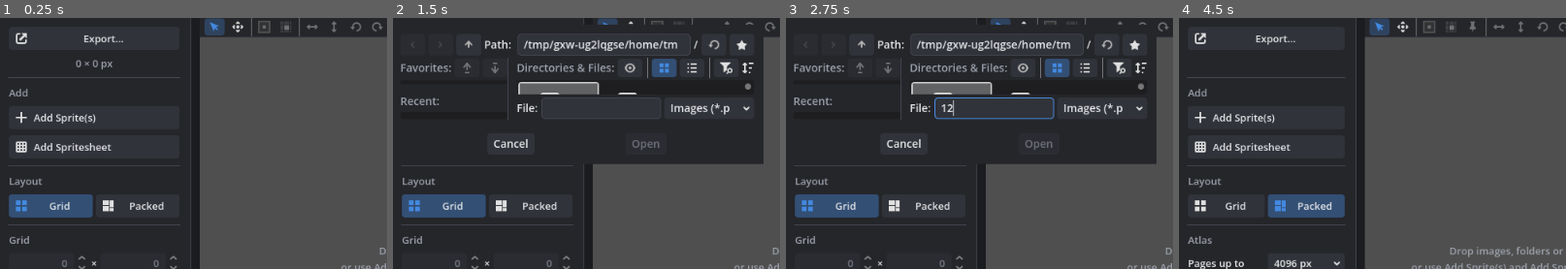
Above: before the commit, frames 1-4 (left to right).
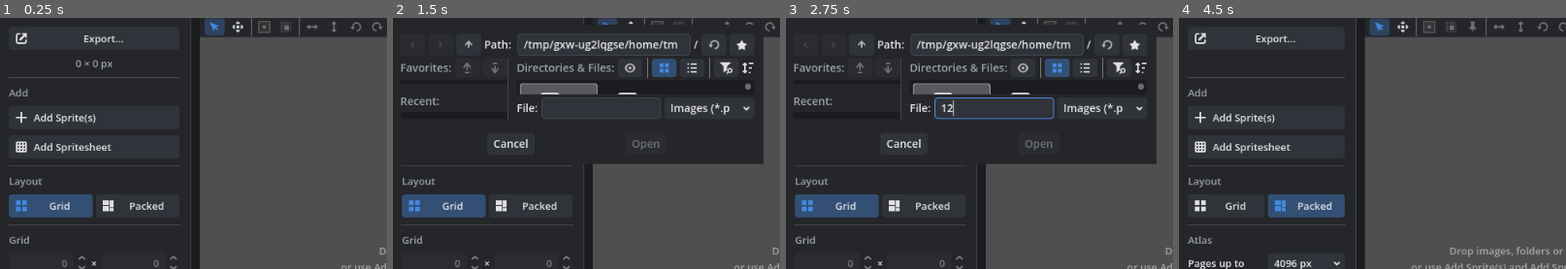
Above: after the commit, the same moments.

Repository: caleb-tognoli/spritesheetbelli
Game: Godot game, scene res://ui/main/main.tscn
Two runs of this game, one before a commit and one after it. Both use one fixed random seed, a clock stepped at 60 frames per second and the inputs below.
Inputs (mouse positions are % of the whole screen's width and height, from its top left):
- Up to frame 1 (0.25 s): no input
- Up to frame 2 (1.5 s): click "Export…" at 0.5 s; click "Add Sprite(s)" at 1.25 s
- Up to frame 3 (2.75 s): click (27, 22) at 2.02 s; type "12" at 2.1 s
- Up to frame 4 (4.5 s): click "Add Spritesheet" at 2.75 s; click "Grid" at 3.5 s; click "Packed" at 4.25 s
The pictures show only the part of the screen within x 0-50%, y 4-54%; the shares and areas given below are measured in that part.

The runs differ from the first frame. In frame 2, 0.2% of the frame differs, in the area x 32-54%, y 25-31%; in frame 3, 0.2%; in frame 4, less than 0.1%.

Commit message:
Light theme: lists and colours from the theme
- Sprites, History, the Settings categories, Export formats and Animations lists have
  the theme's background, text and selection instead of Godot's grey ones, so they read
  clearly in the light theme; scroll bars match them
- Frame sizes in the Sprites list are dimmed next to the names; pinned frames show the pin
  in the accent colour and unpinned ones a faint pin, in both themes
- Shortcuts headings and the Animations frames error are readable in the light theme
- The empty preview's hint contrasts with the preview's background colour

Diff:
--- a/scripts/ui/app_theme.gd
+++ b/scripts/ui/app_theme.gd
@@ -40,6 +40,10 @@
 	var text: Color
 	var text_muted: Color
 	var accent: Color
+	var accent_text: Color  ## Text in the accent colour, such as headings
+	var error: Color  ## Text saying what's wrong
+	## How strongly list rows are shaded with the text colour when hovered or selected
+	var shade: float
 
 
 static func palette(light: bool, accent: Color) -> Palette:
@@ -53,6 +57,9 @@
 		p.border = Color("c9cdd6")
 		p.text = Color("1f2329")
 		p.text_muted = Color("5d6470")
+		p.accent_text = accent.darkened(0.35)
+		p.error = Color("c43d2b")
+		p.shade = 0.6
 	else:
 		p.background = Color("1b1c1f")
 		p.surface = Color("25262a")
@@ -61,6 +68,9 @@
 		p.border = Color("454852")
 		p.text = Color("e6e7ea")
 		p.text_muted = Color("9da2ad")
+		p.accent_text = accent.lightened(0.45)
+		p.error = Color(1.0, 0.55, 0.45)
+		p.shade = 1.0
 	return p
 
 
@@ -96,8 +106,11 @@
 	theme.set_color("font_color", &"StatusLabel", p.text_muted)
 	theme.set_type_variation(&"EmptyHint", "Label")
 	theme.set_font_size("font_size", &"EmptyHint", 15)
-	theme.set_color("font_color", &"EmptyHint", p.text_muted)
 	theme.set_color("font_color", &"HeaderSmall", p.text_muted)
+	theme.set_type_variation(&"ErrorLabel", &"StatusLabel")
+	theme.set_color("font_color", &"ErrorLabel", p.error)
+	theme.set_type_variation(&"AccentLabel", "Label")
+	theme.set_color("font_color", &"AccentLabel", p.accent_text)
 	theme.set_color("font_color", "Label", p.text)
 
 	# Buttons and everything drawn like them
@@ -229,8 +242,64 @@
 	split.color = p.border
 	split.vertical = true
 	theme.set_stylebox("split_bar_background", "HSplitContainer", split)
-	theme.set_color("font_color", "ItemList", p.text)
+	_add_lists(theme, p, focus)
 	return theme
+
+
+## Trees and item lists: a sunken background, rows shaded with the text colour, and
+## scroll bars to match
+static func _add_lists(theme: Theme, p: Palette, focus: StyleBox) -> void:
+	var margins := Vector4(4, 4, 4, 4)
+	var hovered := _box(Color(p.text, 0.07 * p.shade), 3, margins)
+	var selected := _box(Color(p.text, 0.3 * p.shade), 3, margins)
+	var hovered_selected := _box(Color(p.text, 0.4 * p.shade), 3, margins)
+	var cursor := _box(Color.TRANSPARENT, 3, margins, p.text_muted, 1)
+	for type: StringName in [&"Tree", &"ItemList"]:
+		var panel_margins := Vector4(4, 4, 4, 5) if type == &"Tree" else margins
+		theme.set_stylebox("panel", type, _box(p.background, 3, panel_margins))
+		theme.set_stylebox("focus", type, focus)
+		theme.set_stylebox("hovered", type, hovered)
+		theme.set_stylebox("selected", type, selected)
+		theme.set_stylebox("selected_focus", type, selected)
+		theme.set_stylebox("hovered_selected", type, hovered_selected)
+		theme.set_stylebox("hovered_selected_focus", type, hovered_selected)
+		theme.set_stylebox("cursor", type, cursor)
+		theme.set_stylebox("cursor_unfocused", type, cursor)
+		for color: StringName in [
+			&"font_color",
+			&"font_hovered_color",
+			&"font_hovered_selected_color",
+			&"font_selected_color",
+		]:
+			theme.set_color(color, type, p.text)
+		theme.set_color("guide_color", type, Color(p.text, 0.2 * p.shade))
+	theme.set_stylebox("hovered_dimmed", "Tree", _box(Color(p.text, 0.03 * p.shade), 3, margins))
+	theme.set_stylebox("button_hover", "Tree", hovered)
+	theme.set_stylebox("button_pressed", "Tree", selected)
+	theme.set_color("font_hovered_dimmed_color", "Tree", p.text)
+	theme.set_color("font_disabled_color", "Tree", Color(p.text_muted, 0.6))
+	theme.set_color("custom_button_font_highlight", "Tree", p.text)
+	theme.set_color("title_button_color", "Tree", p.text)
+	theme.set_color("drop_position_color", "Tree", p.accent)
+	for color: StringName in [
+		&"relationship_line_color", &"parent_hl_line_color", &"children_hl_line_color"
+	]:
+		theme.set_color(color, "Tree", p.border)
+	theme.set_icon("arrow", "Tree", ARROW_DOWN)
+	theme.set_icon("arrow_collapsed", "Tree", ARROW_RIGHT)
+
+	# Scroll bars keep Godot's shapes, in the palette's colours
+	var defaults := ThemeDB.get_default_theme()
+	for type: StringName in [&"HScrollBar", &"VScrollBar"]:
+		for entry: Array in [
+			[&"scroll", Color(p.background, 0.6)],
+			[&"grabber", Color(p.text, 0.4 * p.shade)],
+			[&"grabber_highlight", Color(p.text, 0.75 * p.shade)],
+			[&"grabber_pressed", Color(p.text_muted, 0.75)],
+		]:
+			var box := defaults.get_stylebox(entry[0], type).duplicate() as StyleBoxFlat
+			box.bg_color = entry[1]
+			theme.set_stylebox(entry[0], type, box)
 
 
 ## The colours swapped in the icons: none in the dark theme
--- a/scripts/ui/shortcuts_dialog.gd
+++ b/scripts/ui/shortcuts_dialog.gd
@@ -58,6 +58,6 @@
 	keys.horizontal_alignment = HORIZONTAL_ALIGNMENT_RIGHT
 	keys.size_flags_horizontal = Control.SIZE_EXPAND_FILL
 	if heading:
-		label.add_theme_color_override("font_color", Color(0.6, 0.75, 1.0))
+		label.theme_type_variation = &"AccentLabel"
 	_grid.add_child(label)
 	_grid.add_child(keys)
--- a/ui/animation_preview/animation_window.gd
+++ b/ui/animation_preview/animation_window.gd
@@ -286,7 +286,7 @@
 		frames_info.text = (
 			tr('Can\'t read "%s". Use numbers, names and ranges like 0-3, 5*2') % parsed.error
 		)
-		frames_info.add_theme_color_override("font_color", Color(1.0, 0.55, 0.45))
+		frames_info.theme_type_variation = &"ErrorLabel"
 		return
 	var sheet := Global.spritesheet
 	var start: int = Settings.get_value(&"index_start")
@@ -311,7 +311,7 @@
 func _show_frames_info(animation: SheetAnimation, sheet: Spritesheet) -> void:
 	var with_frames := animation.get_frame_cells(sheet).size()
 	var total := animation.cells.size()
-	frames_info.remove_theme_color_override("font_color")
+	frames_info.theme_type_variation = &"StatusLabel"
 	frames_info.text = tr("%d frames") % with_frames
 	if with_frames > 0:
 		frames_info.text += tr(", %.2f s") % animation.get_length(sheet)
--- a/ui/main/history_panel.gd
+++ b/ui/main/history_panel.gd
@@ -49,6 +49,11 @@
 	refresh()
 
 
+func _notification(what: int) -> void:
+	if what == NOTIFICATION_THEME_CHANGED:
+		refresh()
+
+
 func refresh() -> void:
 	if not visible:
 		return
--- a/ui/main/sprites_panel.gd
+++ b/ui/main/sprites_panel.gd
@@ -92,6 +92,10 @@
 	var rows := {}  # Row headers by row
 	var alive := {}
 	var packed := sheet.layout == Spritesheet.Layout.PACKED
+	var muted := get_theme_color("font_color", &"StatusLabel")
+	# Pinned frames show the pin like a pressed toggle; the others a faint one to click
+	var pinned_color := get_theme_color("icon_pressed_color", &"Button")
+	var unpinned_color := get_theme_color("icon_disabled_color", &"Button")
 	for coord in sheet.get_sorted_coords():
 		var img := sheet.frames[coord]
 		alive[img] = true
@@ -106,7 +110,7 @@
 				header.set_selectable(0, false)
 				header.set_selectable(1, false)
 				header.disable_folding = true
-				header.set_custom_color(0, get_theme_color("font_color", &"StatusLabel"))
+				header.set_custom_color(0, muted)
 				rows[coord.y] = header
 			parent = rows[coord.y]
 		var item := tree.create_item(parent)
@@ -115,6 +119,7 @@
 		item.set_icon_max_width(0, THUMBNAIL_SIZE)
 		var frame_size := img.get_size()
 		item.set_text(1, "%d×%d" % [frame_size.x, frame_size.y])
+		item.set_custom_color(1, muted)
 		# Only names are picked and edited
 		item.set_selectable(1, false)
 		item.set_text_alignment(1, HORIZONTAL_ALIGNMENT_RIGHT)
@@ -123,11 +128,16 @@
 		if packed and sheet.placements.has(coord):
 			var pinned: bool = sheet.placements[coord].get("pinned", false)
 			item.add_button(1, PIN_ICON, PIN_BUTTON, false, tr("Unpin") if pinned else tr("Pin"))
-			item.set_button_color(1, 0, Color.WHITE if pinned else Color(1, 1, 1, 0.25))
+			item.set_button_color(1, 0, pinned_color if pinned else unpinned_color)
 	for img: Image in _thumbnails.keys():
 		if not alive.has(img):
 			_thumbnails.erase(img)
 	_show_selection()
+
+
+func _notification(what: int) -> void:
+	if what == NOTIFICATION_THEME_CHANGED:
+		refresh()
 
 
 ## The frame's name, or its number when it has none
--- a/ui/spritesheet_preview/preview_area.gd
+++ b/ui/spritesheet_preview/preview_area.gd
@@ -57,6 +57,8 @@
 	empty_hint.mouse_filter = Control.MOUSE_FILTER_IGNORE
 	empty_hint.theme_type_variation = &"EmptyHint"
 	stage.add_child(empty_hint)
+	Settings.changed.connect(_update_hint_color.unbind(1))
+	_update_hint_color()
 
 	animation_preview.preview = spritesheet_preview
 	animation_preview.visible = false
@@ -194,6 +196,13 @@
 				# The screen transform accounts for the window position and display scaling
 				var screen_position := get_screen_transform() * (event.position as Vector2)
 				options_menu.popup(Rect2i(Vector2i(screen_position), Vector2i.ZERO))
+
+
+## The hint is over the preview's background colour, which doesn't follow the theme
+func _update_hint_color() -> void:
+	var background: Color = Settings.get_value(&"background_color")
+	var ink := Color.WHITE if background.get_luminance() < 0.5 else Color.BLACK
+	empty_hint.add_theme_color_override("font_color", Color(ink, 0.5))
 
 
 func update_ui() -> void:
Not shown, changed: CHANGELOG.md
